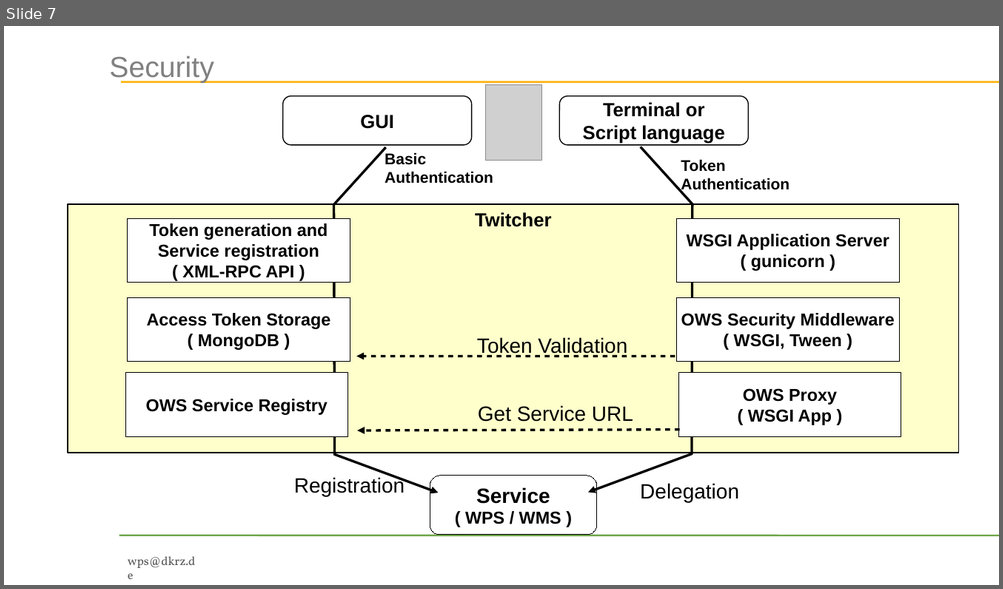
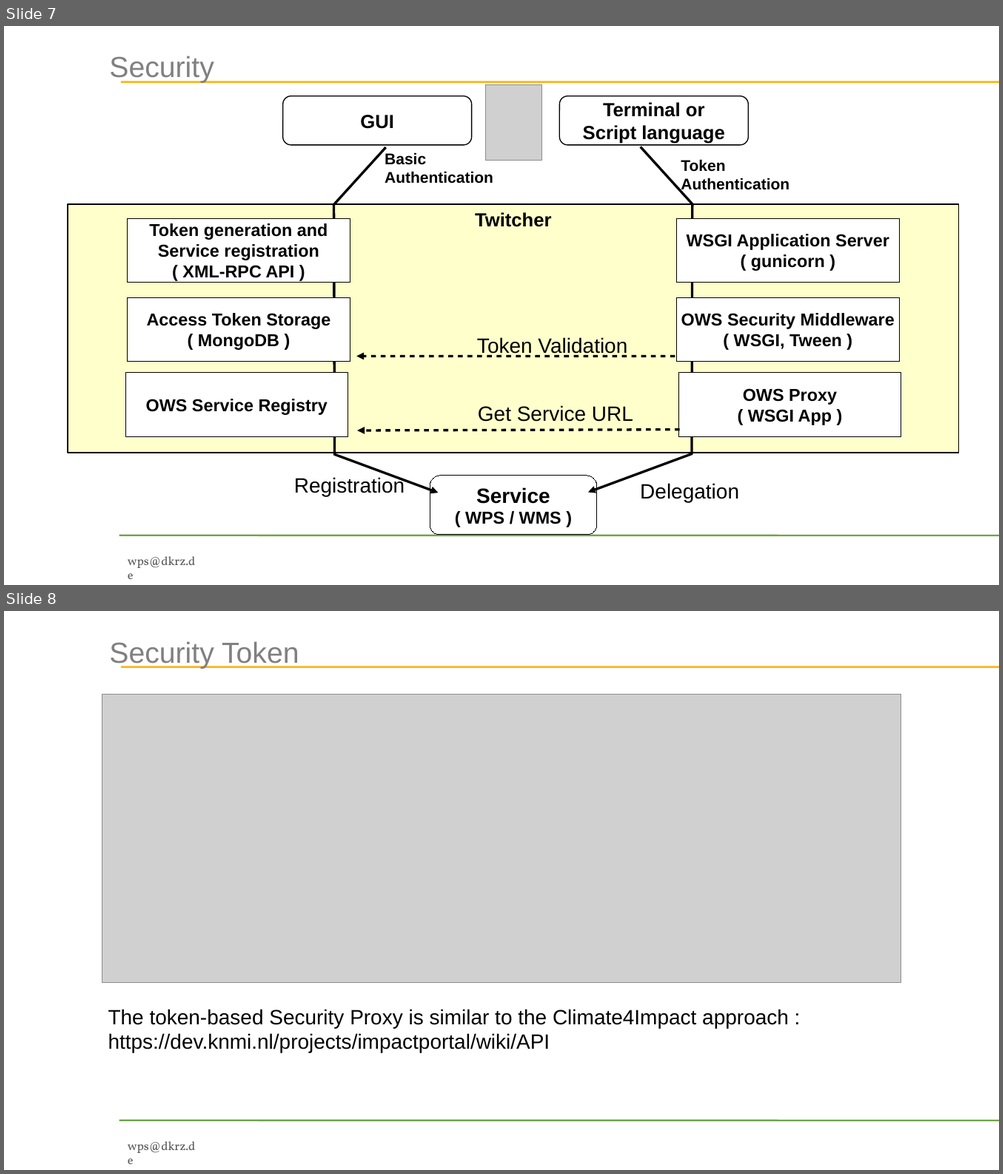
Before and after one commit to bird-house/birdhouse-docs, a slide deck: slides/birdhouse-esgf-f2f-2016/birdhouse-esgf-f2f-2016.odp. Shown one above the other, each under a label of ours: slide 7 before the commit, slides 7 and 8 after it. The pictures are 1003x589 and 1003x1174 pixels, drawn with LibreOffice and Linux fonts; fonts in the diff are those of the drawing; grey boxes stand for pictures; background and template pictures are left out. Boxes give left, top, right and bottom in pixels: in the first picture for what was removed or moved away, otherwise in the second. Text is boxed around its words. In the diff, an @@ line names an element or a change of style, - is before the commit and + after.

```diff
--- a/slides/birdhouse-esgf-f2f-2016/birdhouse-esgf-f2f-2016.odp
+++ b/slides/birdhouse-esgf-f2f-2016/birdhouse-esgf-f2f-2016.odp
@@ slide 8 added at (4, 611, 999, 1170), background #FFFFFF; not listed: 3 template elements that a slide beside it also shows @@
@@ title added at (109, 641, 299, 669), 33.6 pt, text #808080 @@
+Security Token
@@ picture added at (102, 695, 899, 983) @@
@@ text added at (108, 1009, 788, 1053), 24 pt, text #000000 @@
+The token-based Security Proxy is similar to the Climate4Impact approach :
+https://dev.knmi.nl/projects/impactportal/wiki/API
```
Also in this commit, not shown: 2 slides changed, 1 other slide added, 1 slide removed, 1 other file.
